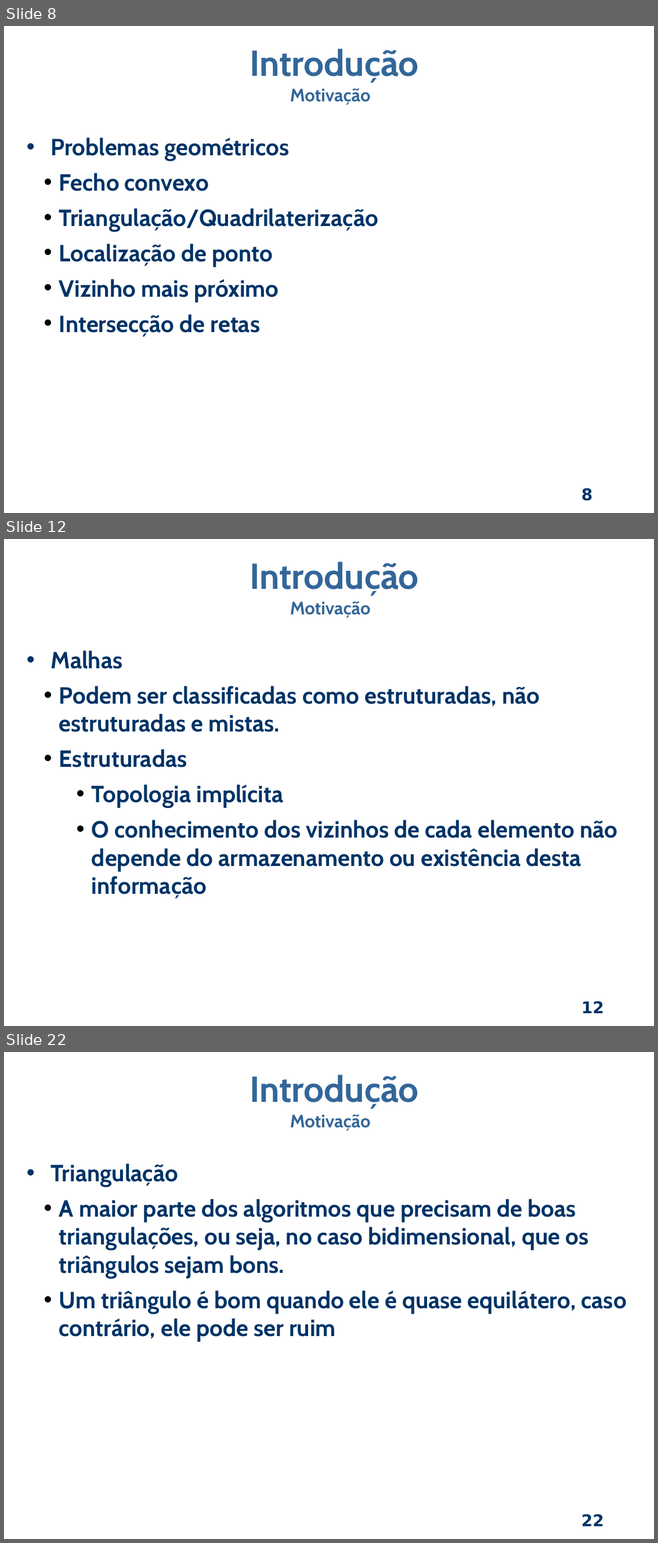
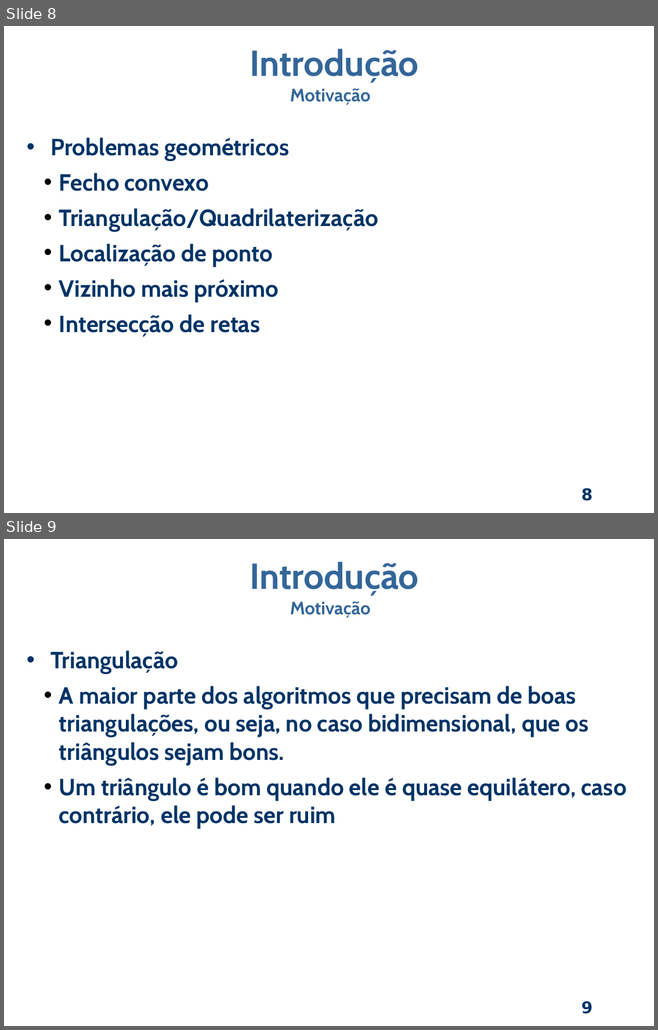
Before and after one commit to dant25/pre-proposta, a slide deck: apresentação/Apresentacao pre.odp. Shown one above the other, each under a label of ours: slides 8, 12 and 22 before the commit, slides 8 and 9 after it; the slides between them are not shown. The pictures are 658x1543 and 658x1030 pixels, drawn with LibreOffice and Linux fonts; fonts in the diff are those of the drawing; background and template pictures are left out. Boxes give left, top, right and bottom in pixels: in the first picture for what was removed or moved away, otherwise in the second. Text is boxed around its words. In the diff, an @@ line names an element or a change of style, - is before the commit and + after.

```diff
--- a/apresentação/Apresentacao pre.odp
+++ b/apresentação/Apresentacao pre.odp
@@ slide 12 removed at <box>4,539,654,1026</box>, background picture (left out); not listed: 1 template element that a slide beside it also shows @@
@@ text removed at <box>249,562,418,618</box> @@
-Introdução
-Motivação
@@ text removed at <box>51,650,617,899</box> @@
-• Malhas
-  • Podem ser classificadas como estruturadas, não estruturadas e mistas.
-  • Estruturadas
-    • Topologia implícita
-    • O conhecimento dos vizinhos de cada elemento não depende do armazenamento ou existência desta informação
@@ what was slide 22 is now slide 9 @@
@@ page number at <box>581,1001,592,1014</box>: text changed @@
-22
+9
```
Also in this commit, not shown: 6 slides changed, 23 slides added, 39 other slides removed, 12 other files.
